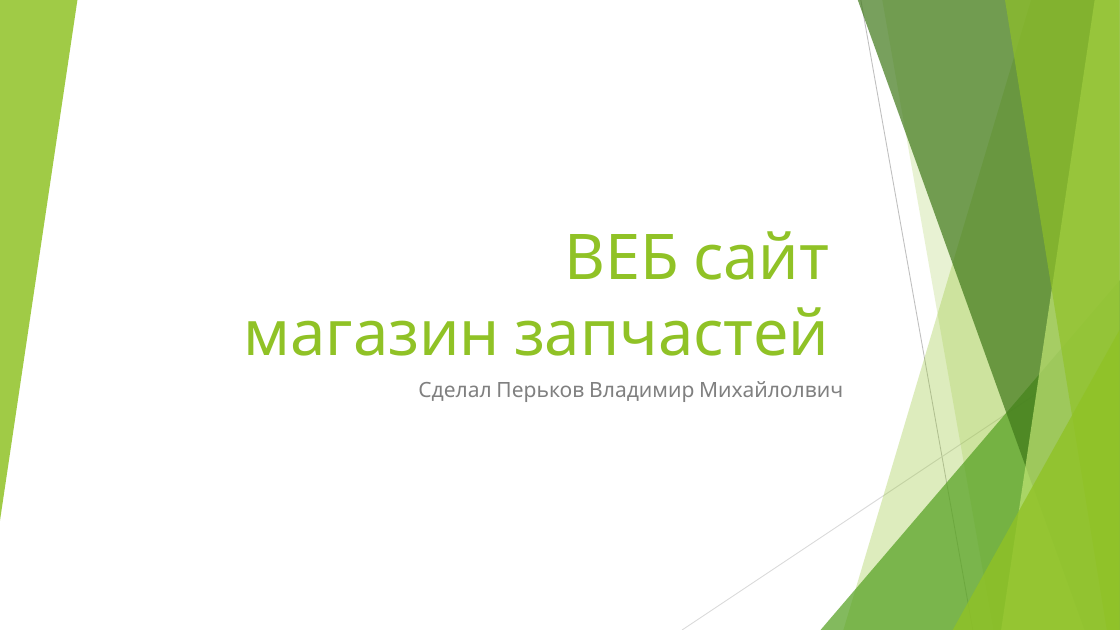
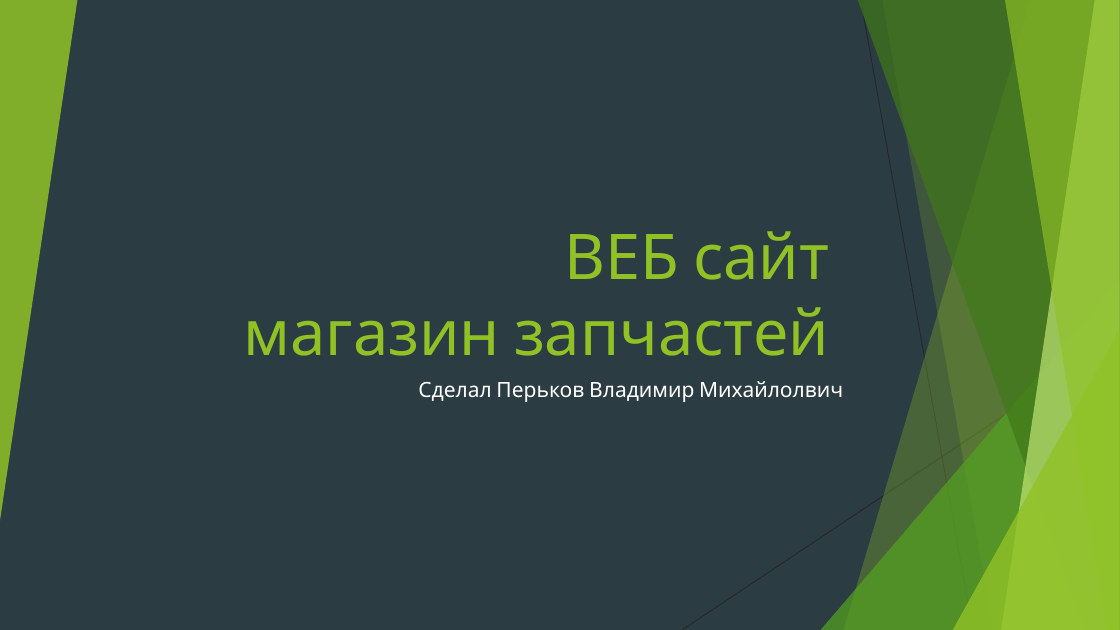
Before and after one commit to Neckto0/WEBproject, a slide deck: slide 1 of PythonWEBProject/ВЕБ сайт.pptx. Drawn at 1120x630 pixels with LibreOffice and Linux fonts; fonts in the diff are those of the drawing. Boxes give left, top, right and bottom in pixels: in the first picture for what was removed or moved away, otherwise in the second. Text is boxed around its words. In the diff, an @@ line names an element or a change of style, - is before the commit and + after.

Commit message:
123

```diff
--- a/PythonWEBProject/ВЕБ сайт.pptx
+++ b/PythonWEBProject/ВЕБ сайт.pptx
@@ background #FFFFFF to #2C3C43 @@
@@ line (861, 0) - (973, 630): stroke #BFBFBF 0.75 pt to #262626 0.75 pt @@
@@ line (1120, 339) - (682, 630): stroke #D9D9D9 0.75 pt to #262626 0.75 pt @@
@@ subtitle "Сделал Перьков Владимир Михайлолвич" at (418, 381, 843, 402): text colour #808080 to #FFFFFF @@
```
Also in this commit, not shown: 2 other slides changed, 3 slides added, 1 slide removed.
